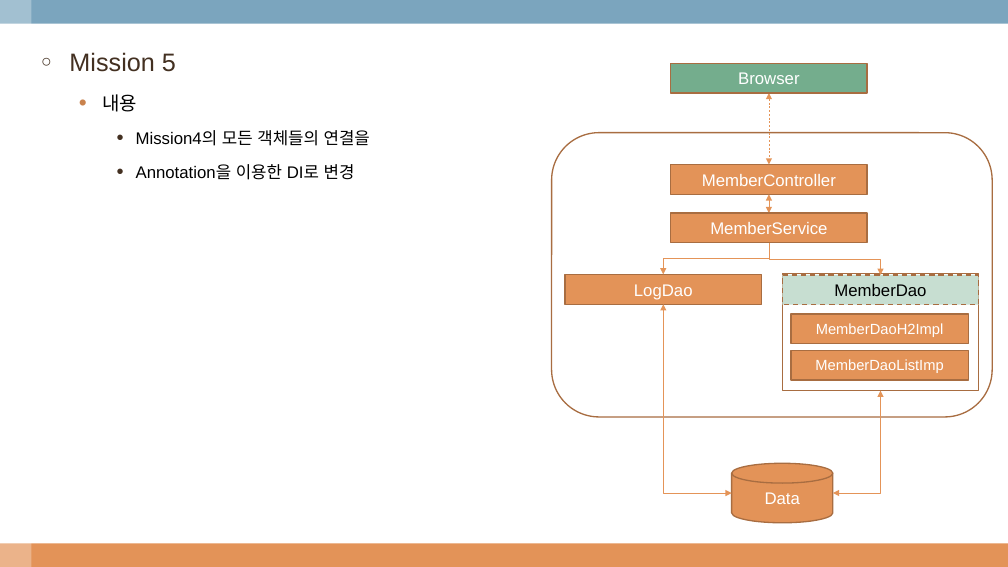
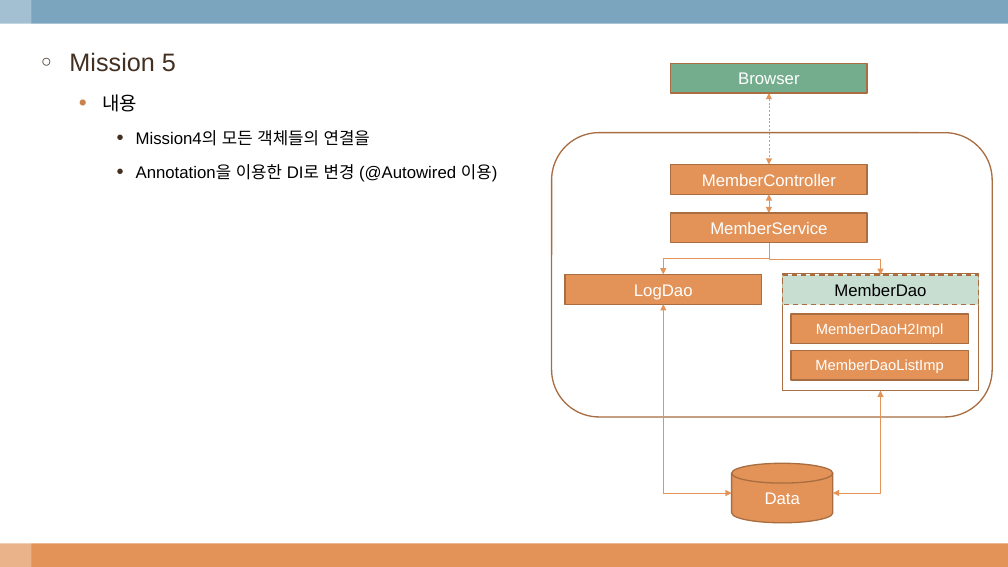
Before and after one commit to KHEN-ROE/SpringBoot, a slide deck: slide 8 of mission.pptx. Drawn at 1008x567 pixels with LibreOffice and Linux fonts; fonts in the diff are those of the drawing. Boxes give left, top, right and bottom in pixels: in the first picture for what was removed or moved away, otherwise in the second. Text is boxed around its words. In the diff, an @@ line names an element or a change of style, - is before the commit and + after.

```diff
--- a/mission.pptx
+++ b/mission.pptx
@@ text at (136,164,497,182): text changed @@
-    • Annotation을 이용한 DI로 변경
+    • Annotation을 이용한 DI로 변경 (@Autowired 이용)
```
Also in this commit, not shown: 8 other files.
